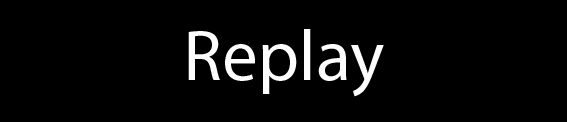
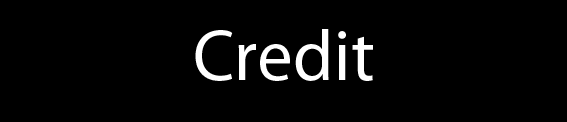
Before/after of a 567 x 122 layered artwork. What changed in the layer stack:
renamed "Replay" to "Credit", painted on it over [188, 29, 384, 97]
